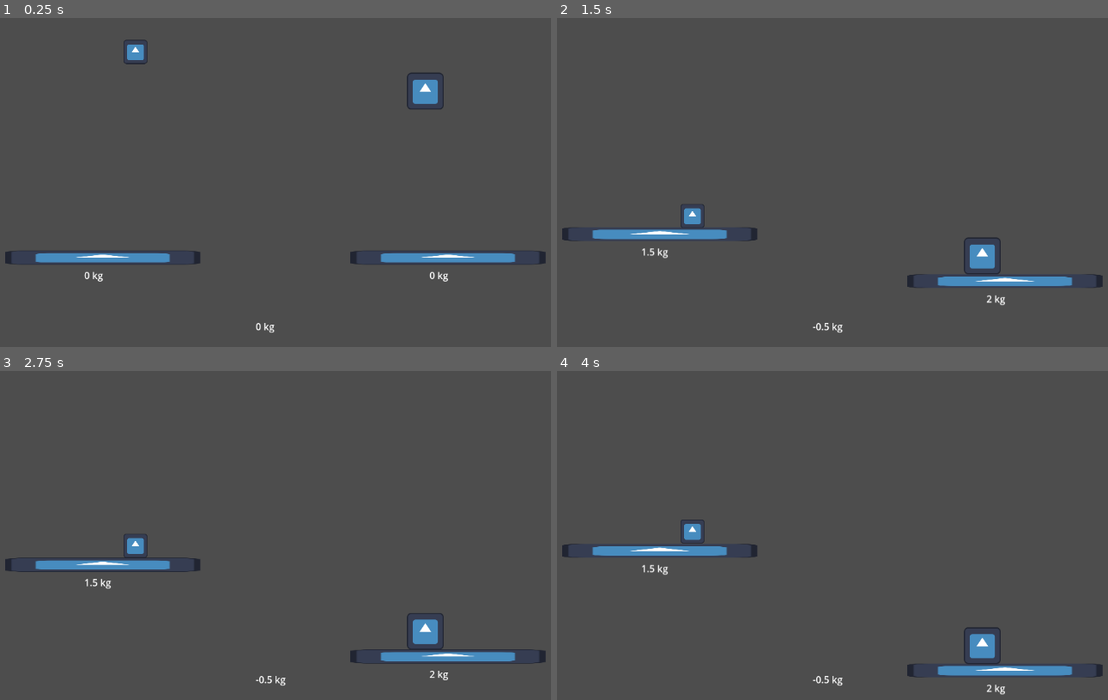
Above: before the commit, frames 1-4 (two rows, left to right).
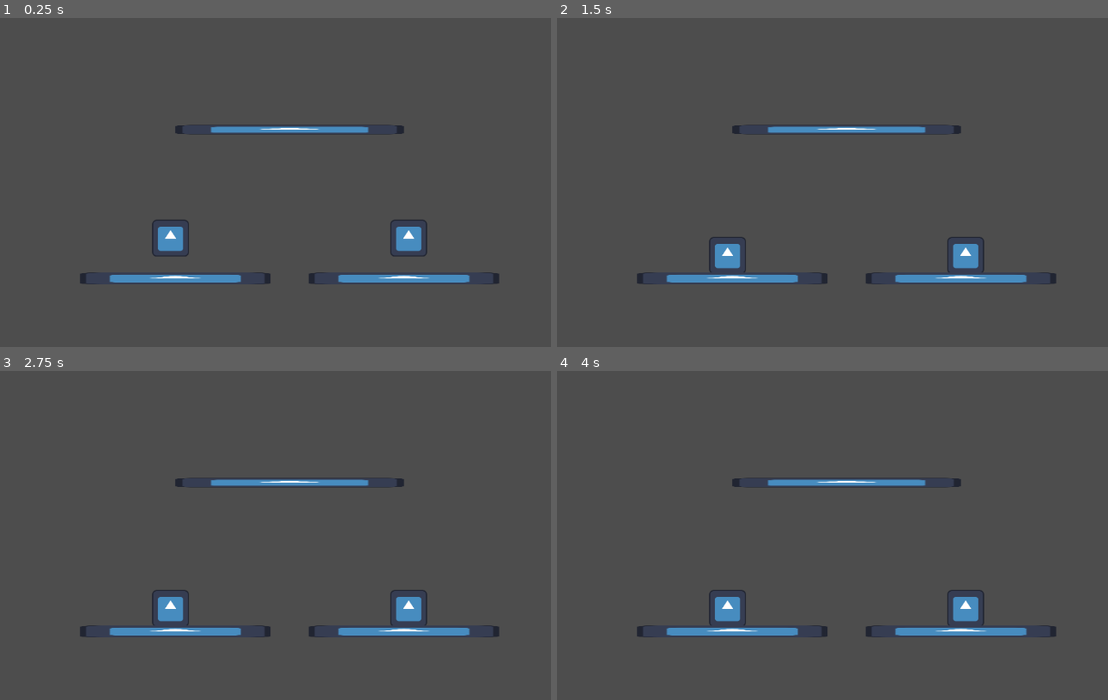
Above: after the commit, the same moments.

Repository: sunstone52/gmtk-gamejam-2024
Game: Godot game, scene res://scenes/scale.tscn
The game is run twice, just before and just after one commit, with the same random seed, the same clock (stepped at 60 frames per second) and the same inputs. Before the commit the project starts from res://scenes/scale_no_physics.tscn. The engine's default icon, where the game draws it, is replaced by a stand-in: a white triangle on a blue panel in a dark square.
Inputs (mouse positions are in pixels of both pictures, inside the frame that each line leads up to):
- Up to frame 1 (0.25 s): no input
- Up to frame 2 (1.5 s): move the mouse to (981, 149) at 0.52 s; click (981, 149) at 0.67 s; move the mouse to (694, 218) at 1.27 s; click (694, 218) at 1.42 s
- Up to frame 3 (2.75 s): move the mouse to (347, 430) at 2.02 s; click (347, 430) at 2.17 s
- Up to frame 4 (4 s): move the mouse to (799, 594) at 2.77 s; click (799, 594) at 2.92 s; move the mouse to (1036, 574) at 3.52 s; click (1036, 574) at 3.67 s

The runs differ from the first frame. In frame 1, 5.7% of the frame differs, in the area x 0-100%, y 6-96%; in frame 2, 4.7%; in frame 3, 5.5%; in frame 4, 5.5%.

Commit message:
make objects teleport to top if fallen

Diff:
--- a/project.godot
+++ b/project.godot
@@ -11,7 +11,7 @@
 [application]
 
 config/name="gmtk-jam-2024"
-run/main_scene="res://scenes/scale_no_physics.tscn"
+run/main_scene="res://scenes/scale.tscn"
 config/features=PackedStringArray("4.3", "Forward Plus")
 config/icon="res://assets/icon.svg"
 
--- /dev/null
+++ b/scripts/object.gd
@@ -0,0 +1,23 @@
+extends RigidBody2D
+
+@export var floor: float = 750
+
+func _process(delta: float) -> void:
+	pass
+
+
+func _physics_process(delta: float) -> void:
+	if position.y > floor:
+		var pos: Vector2
+		if randi() % 2 == 1:
+			pos = %RespawnPoint1.position
+		else:
+			pos = %RespawnPoint2.position
+
+		freeze = true
+		PhysicsServer2D.body_set_state(
+			get_rid(),
+			PhysicsServer2D.BODY_STATE_TRANSFORM,
+			Transform2D.IDENTITY.translated(pos)
+		)
+		freeze = false
